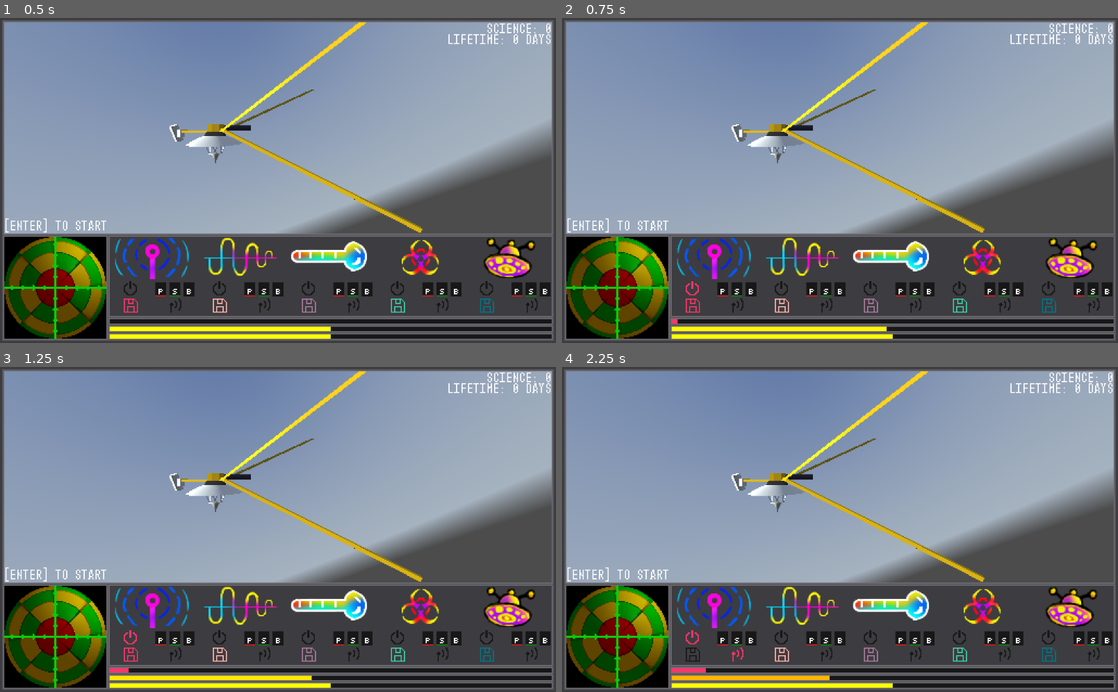
Above: before the commit, frames 1-4 (two rows, left to right).
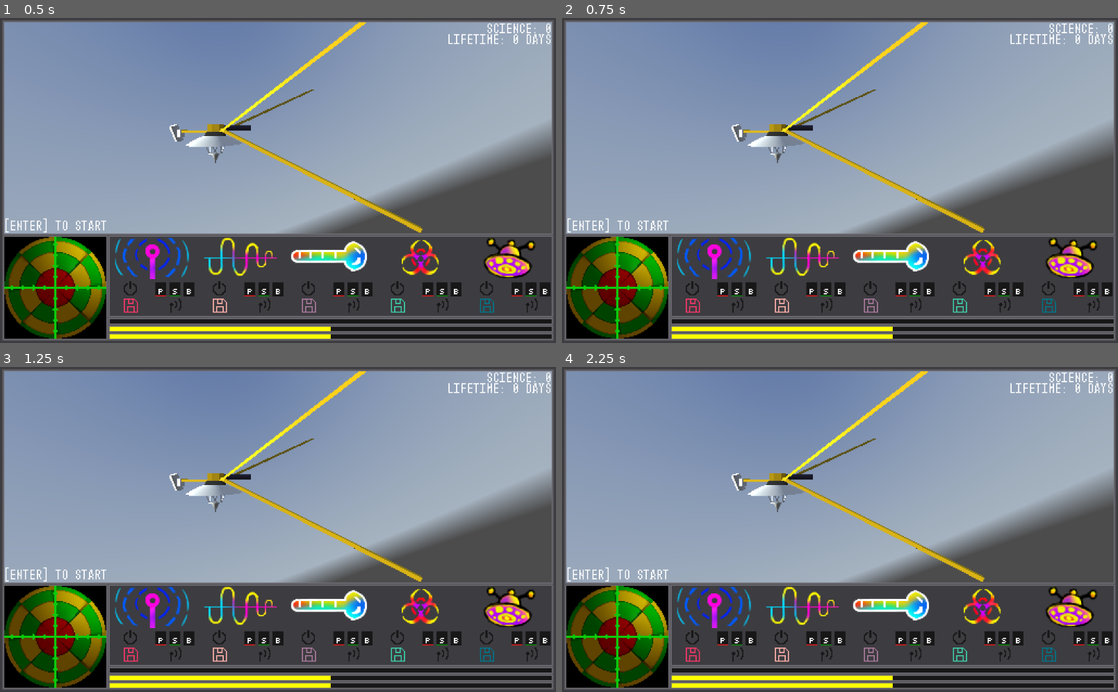
Above: after the commit, the same moments.

Repository: njmuggio/major-jam-isolation
Game: Godot game, scene res://MainLevel.tscn
The game is run twice, just before and just after one commit, with the same random seed, the same clock (stepped at 60 frames per second) and the same inputs. This scene is started directly instead of the project's main scene. A sky picture missing from this copy of the repository is replaced by a grey-blue gradient.
Inputs (mouse positions are in pixels of both pictures, inside the frame that each line leads up to):
- Up to frame 1 (0.5 s): no input
- Up to frame 2 (0.75 s): click (689, 287) at 0.52 s
- Up to frame 3 (1.25 s): no input
- Up to frame 4 (2.25 s): click (689, 653) at 1.27 s; click (734, 653) at 2.02 s

Frame 1 is identical in both runs. In frame 2, less than 0.1% of the frame differs, in the area x 19-60%, y 80-97%; in frame 3, 0.1%; in frame 4, 0.8%.

Commit message:
Added additional input options for controlling sensors. Prevented sensors from being controlled when game was not active.

Diff:
--- a/MainLevel.gd
+++ b/MainLevel.gd
@@ -68,6 +68,7 @@
 var powerPerSci = 3
 var totalSciTransmitted = 0
 var totalLifetime = 0
+var change_sensor_mode = false
 
 
 # Called when the node enters the scene tree for the first time.
@@ -178,6 +179,20 @@
 		yawMod -= 1
 	if event.is_action_released("yaw_neg"):
 		yawMod += 1
+	if event.is_action_pressed("sensor_mode_toggle"):
+		change_sensor_mode = true
+	if event.is_action_released("sensor_mode_toggle"):
+		change_sensor_mode = false
+	if event.is_action_pressed("sensor_1"):
+		_sensor_input(0)
+	if event.is_action_pressed("sensor_2"):
+		_sensor_input(1)
+	if event.is_action_pressed("sensor_3"):
+		_sensor_input(2)
+	if event.is_action_pressed("sensor_4"):
+		_sensor_input(3)
+	if event.is_action_pressed("sensor_5"):
+		_sensor_input(4)
 	pass
 
 
@@ -260,8 +275,17 @@
 		# Should drain the battery
 		batRes.reserve(powerAvailable)
 		var sciSent = (powerAvailable / powerNeeded) * sciAmount
-		print("Direct Link at low power: sent " + str(sciSent) + " instead of " + str(sciAmount))
 		totalSciTransmitted += sciSent
 		return sciSent
 	else:
 		return 0
+
+func _sensor_input(sensor):
+	if sensor < 0 or sensor >= sensors.size():
+		print("Invalid Sensor input for sensor: " + str(sensor))
+		return
+	if change_sensor_mode:
+		sensors[sensor].toggle_usage()
+	else:
+		sensors[sensor].toggle_power()
+	pass
--- a/Sensor.gd
+++ b/Sensor.gd
@@ -85,7 +85,6 @@
 				for i in downlinkHistory:
 					sum += i
 				$BroadcastStatus.value = sum / downlinkHistory.size()
-				print($BroadcastStatus.value)
 
 		# Power down sensor if insufficient power
 		else:
@@ -117,15 +116,18 @@
 	pass
 
 func _on_EnabledButton_pressed():
-	SetEnabled(!enabled)
+	if mainLevel.gameActive:
+		SetEnabled(!enabled)
 	pass
 
 func _on_StoreButton_pressed():
-	SetUsage(DataUsage.storage)
+	if mainLevel.gameActive:
+		SetUsage(DataUsage.storage)
 	pass
 
 func _on_BroadcastButton_pressed():
-	SetUsage(DataUsage.broadcast)
+	if mainLevel.gameActive:
+		SetUsage(DataUsage.broadcast)
 	pass
 
 
@@ -156,3 +158,19 @@
 	downlinkHistory.clear()
 	for i in range(downlinkHistoryLength):
 		downlinkHistory.append(0)
+
+func toggle_usage():
+	if !mainLevel.gameActive:
+		return
+	if usage == DataUsage.storage:
+		SetUsage(DataUsage.broadcast)
+	elif usage == DataUsage.broadcast:
+		SetUsage(DataUsage.storage)
+	else:
+		print(str(usage) + " is not a valid usage type, only DataUsage.storage and DataUsage.broadcast!")
+	pass
+
+func toggle_power():
+	if mainLevel.gameActive:
+		SetEnabled(!enabled)
+	pass
--- a/project.godot
+++ b/project.godot
@@ -45,36 +45,78 @@
 pitch_pos={
 "deadzone": 0.5,
 "events": [ Object(InputEventKey,"resource_local_to_scene":false,"resource_name":"","device":0,"alt":false,"shift":false,"control":false,"meta":false,"command":false,"pressed":false,"scancode":87,"unicode":0,"echo":false,"script":null)
+, Object(InputEventKey,"resource_local_to_scene":false,"resource_name":"","device":0,"alt":false,"shift":false,"control":false,"meta":false,"command":false,"pressed":false,"scancode":16777232,"unicode":0,"echo":false,"script":null)
  ]
 }
 pitch_neg={
 "deadzone": 0.5,
 "events": [ Object(InputEventKey,"resource_local_to_scene":false,"resource_name":"","device":0,"alt":false,"shift":false,"control":false,"meta":false,"command":false,"pressed":false,"scancode":83,"unicode":0,"echo":false,"script":null)
+, Object(InputEventKey,"resource_local_to_scene":false,"resource_name":"","device":0,"alt":false,"shift":false,"control":false,"meta":false,"command":false,"pressed":false,"scancode":16777234,"unicode":0,"echo":false,"script":null)
  ]
 }
 roll_pos={
 "deadzone": 0.5,
 "events": [ Object(InputEventKey,"resource_local_to_scene":false,"resource_name":"","device":0,"alt":false,"shift":false,"control":false,"meta":false,"command":false,"pressed":false,"scancode":68,"unicode":0,"echo":false,"script":null)
+, Object(InputEventKey,"resource_local_to_scene":false,"resource_name":"","device":0,"alt":false,"shift":false,"control":false,"meta":false,"command":false,"pressed":false,"scancode":16777233,"unicode":0,"echo":false,"script":null)
  ]
 }
 roll_neg={
 "deadzone": 0.5,
 "events": [ Object(InputEventKey,"resource_local_to_scene":false,"resource_name":"","device":0,"alt":false,"shift":false,"control":false,"meta":false,"command":false,"pressed":false,"scancode":65,"unicode":0,"echo":false,"script":null)
+, Object(InputEventKey,"resource_local_to_scene":false,"resource_name":"","device":0,"alt":false,"shift":false,"control":false,"meta":false,"command":false,"pressed":false,"scancode":16777231,"unicode":0,"echo":false,"script":null)
  ]
 }
 yaw_pos={
 "deadzone": 0.5,
 "events": [ Object(InputEventKey,"resource_local_to_scene":false,"resource_name":"","device":0,"alt":false,"shift":false,"control":false,"meta":false,"command":false,"pressed":false,"scancode":81,"unicode":0,"echo":false,"script":null)
+, Object(InputEventKey,"resource_local_to_scene":false,"resource_name":"","device":0,"alt":false,"shift":false,"control":false,"meta":false,"command":false,"pressed":false,"scancode":16777238,"unicode":0,"echo":false,"script":null)
  ]
 }
 yaw_neg={
 "deadzone": 0.5,
 "events": [ Object(InputEventKey,"resource_local_to_scene":false,"resource_name":"","device":0,"alt":false,"shift":false,"control":false,"meta":false,"command":false,"pressed":false,"scancode":69,"unicode":0,"echo":false,"script":null)
+, Object(InputEventKey,"resource_local_to_scene":false,"resource_name":"","device":0,"alt":false,"shift":false,"control":false,"meta":false,"command":false,"pressed":false,"scancode":16777350,"unicode":0,"echo":false,"script":null)
+, Object(InputEventKey,"resource_local_to_scene":false,"resource_name":"","device":0,"alt":false,"shift":false,"control":false,"meta":false,"command":false,"pressed":false,"scancode":16777223,"unicode":0,"echo":false,"script":null)
  ]
 }
 escape={
 "deadzone": 0.5,
 "events": [ Object(InputEventKey,"resource_local_to_scene":false,"resource_name":"","device":0,"alt":false,"shift":false,"control":false,"meta":false,"command":false,"pressed":false,"scancode":16777217,"unicode":0,"echo":false,"script":null)
+ ]
+}
+sensor_1={
+"deadzone": 0.5,
+"events": [ Object(InputEventKey,"resource_local_to_scene":false,"resource_name":"","device":0,"alt":false,"shift":false,"control":false,"meta":false,"command":false,"pressed":false,"scancode":49,"unicode":0,"echo":false,"script":null)
+, Object(InputEventKey,"resource_local_to_scene":false,"resource_name":"","device":0,"alt":false,"shift":false,"control":false,"meta":false,"command":false,"pressed":false,"scancode":16777351,"unicode":0,"echo":false,"script":null)
+ ]
+}
+sensor_2={
+"deadzone": 0.5,
+"events": [ Object(InputEventKey,"resource_local_to_scene":false,"resource_name":"","device":0,"alt":false,"shift":false,"control":false,"meta":false,"command":false,"pressed":false,"scancode":50,"unicode":0,"echo":false,"script":null)
+, Object(InputEventKey,"resource_local_to_scene":false,"resource_name":"","device":0,"alt":false,"shift":false,"control":false,"meta":false,"command":false,"pressed":false,"scancode":16777352,"unicode":0,"echo":false,"script":null)
+ ]
+}
+sensor_3={
+"deadzone": 0.5,
+"events": [ Object(InputEventKey,"resource_local_to_scene":false,"resource_name":"","device":0,"alt":false,"shift":false,"control":false,"meta":false,"command":false,"pressed":false,"scancode":51,"unicode":0,"echo":false,"script":null)
+, Object(InputEventKey,"resource_local_to_scene":false,"resource_name":"","device":0,"alt":false,"shift":false,"control":false,"meta":false,"command":false,"pressed":false,"scancode":16777353,"unicode":0,"echo":false,"script":null)
+ ]
+}
+sensor_4={
+"deadzone": 0.5,
+"events": [ Object(InputEventKey,"resource_local_to_scene":false,"resource_name":"","device":0,"alt":false,"shift":false,"control":false,"meta":false,"command":false,"pressed":false,"scancode":52,"unicode":0,"echo":false,"script":null)
+, Object(InputEventKey,"resource_local_to_scene":false,"resource_name":"","device":0,"alt":false,"shift":false,"control":false,"meta":false,"command":false,"pressed":false,"scancode":16777354,"unicode":0,"echo":false,"script":null)
+ ]
+}
+sensor_5={
+"deadzone": 0.5,
+"events": [ Object(InputEventKey,"resource_local_to_scene":false,"resource_name":"","device":0,"alt":false,"shift":false,"control":false,"meta":false,"command":false,"pressed":false,"scancode":53,"unicode":0,"echo":false,"script":null)
+, Object(InputEventKey,"resource_local_to_scene":false,"resource_name":"","device":0,"alt":false,"shift":false,"control":false,"meta":false,"command":false,"pressed":false,"scancode":16777355,"unicode":0,"echo":false,"script":null)
+ ]
+}
+sensor_mode_toggle={
+"deadzone": 0.5,
+"events": [ Object(InputEventKey,"resource_local_to_scene":false,"resource_name":"","device":0,"alt":false,"shift":false,"control":false,"meta":false,"command":false,"pressed":false,"scancode":16777237,"unicode":0,"echo":false,"script":null)
  ]
 }
 
Not shown: 4 places in MainLevel.tscn that only renumber resources
